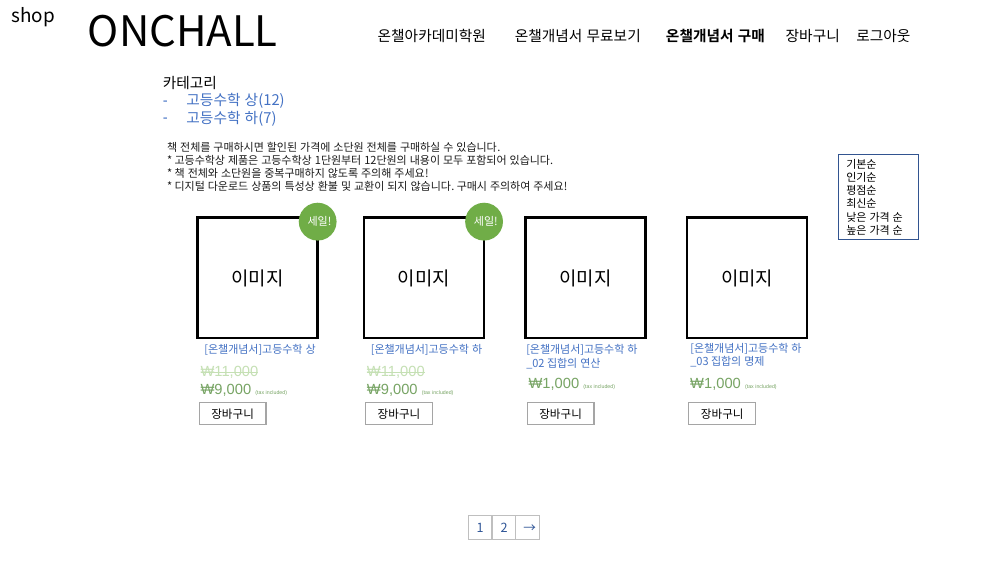
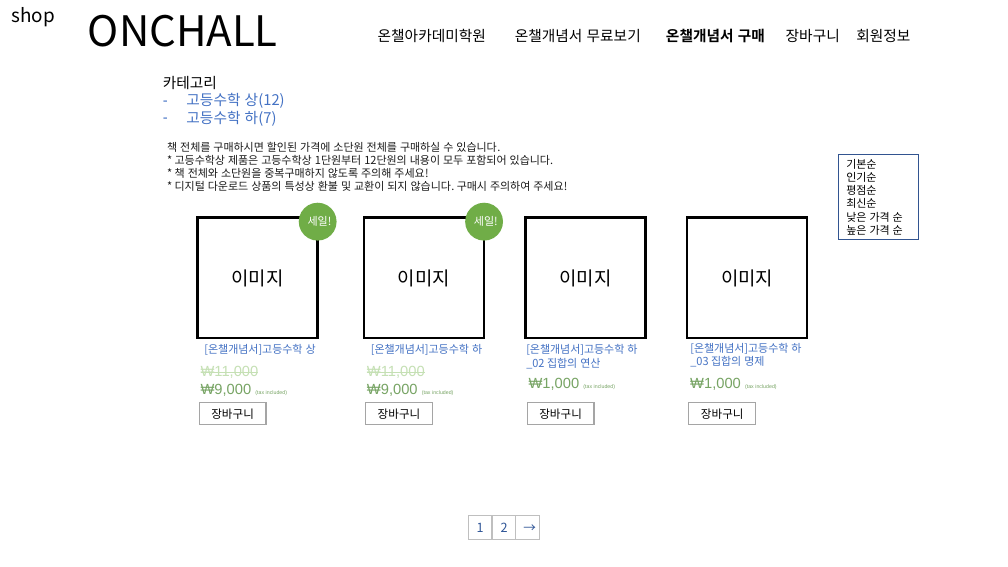
Before and after one commit to redcarrot1/Toyproject4, a slide deck: slide 11 of 프론트 디자인.pptx (slide 6 before the commit). Drawn at 1008x567 pixels with LibreOffice and Linux fonts; fonts in the diff are those of the drawing. Boxes give left, top, right and bottom in pixels: in the first picture for what was removed or moved away, otherwise in the second. Text is boxed around its words. In the diff, an @@ line names an element or a change of style, - is before the commit and + after.

```diff
--- a/프론트 디자인.pptx
+++ b/프론트 디자인.pptx
@@ text at <box>378,28,910,43</box>: text changed @@
-온챌아카데미학원 온챌개념서 무료보기 온챌개념서 구매 장바구니 로그아웃
+온챌아카데미학원 온챌개념서 무료보기 온챌개념서 구매 장바구니 회원정보
```
Also in this commit, not shown: 5 other slides changed, 5 slides added, 17 other files.
